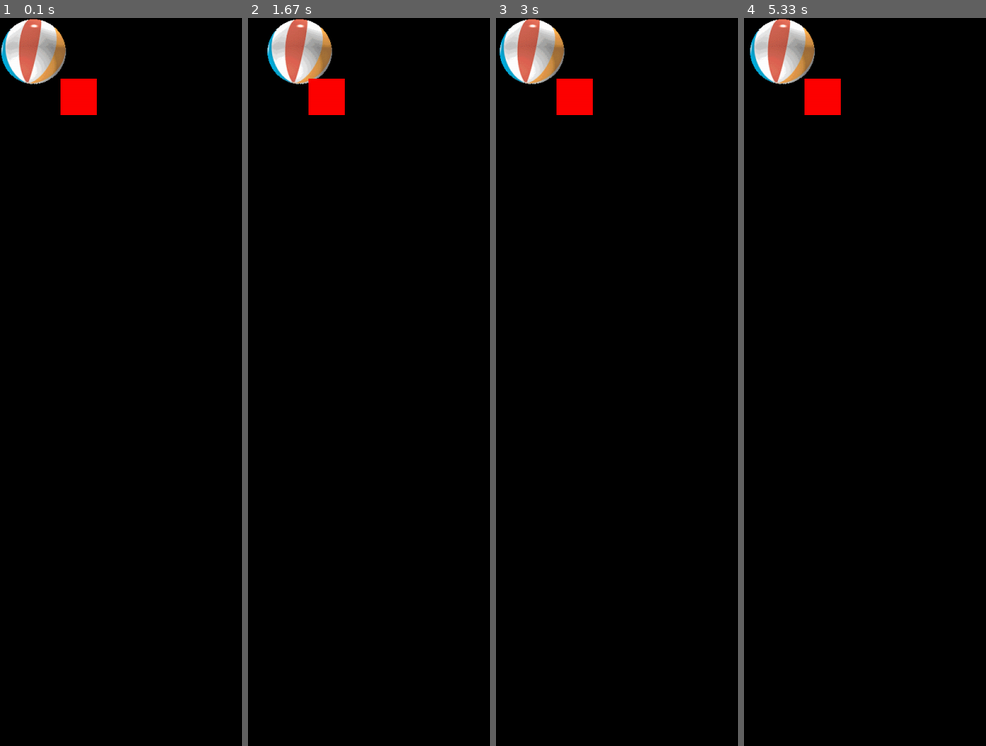
Above: before the commit, frames 1-4 (left to right).
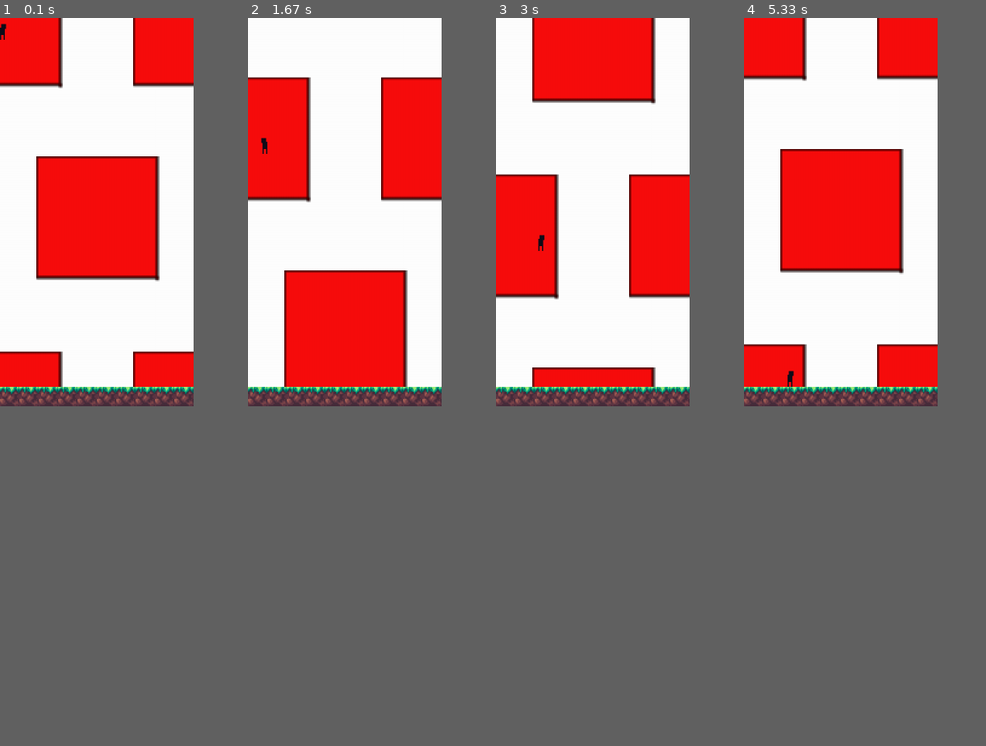
Above: after the commit, the same moments.

Repository: Slickness/pygame_start
Game: pygame game, started from main.py
Two runs of this game, one before a commit and one after it. Both use one fixed random seed, a clock stepped at 60 frames per second and the inputs below.
Inputs:
- Up to frame 1 (0.1 s): no input
- Up to frame 2 (1.67 s): hold Right 0.33-0.8 s; hold Right 0.83-1.3 s; hold Left from 1.33 s (still down)
- Up to frame 3 (3 s): release Left at 1.87 s; hold Left 1.9-2.3 s; hold Right 2.33-2.97 s
- Up to frame 4 (5.33 s): tap Space at 3, 3.4, 3.7, 3.9, 4.2, 4.4, 4.7, 4.9, 5.2 s; hold Left 3.33-3.8 s; hold Right 3.83-4.3 s; hold Right 4.33-4.8 s; hold Left from 4.83 s (still down)
In our replay, the window is 300x900 before the commit and 240x480 after it. These sizes can differ from the game's own. Grey fills any space a smaller window leaves; there, only what the larger window draws over its background counts as a difference.

The runs differ from the first frame. In frame 1, 43% of the frame differs, in the area x 0-80%, y 0-54%; in frame 2, 42%; in frame 3, 42%; in frame 4, 43%.

Commit message:
added scrolling background

Diff:
--- a/main.py
+++ b/main.py
@@ -3,21 +3,49 @@
 
 from pygame.locals import *
 
+def movement():
+    for event in pygame.event.get():
+        if event.type == pygame.QUIT:
+            pygame.quit()
+            sys.exit()
+        if event.type == pygame.KEYDOWN:
 
+            if event.key == pygame.K_RIGHT:
+                if speed[0] == 1:
+                    speed[0] = 0
+                else:
+                    speed[0] = 1
+            if event.key == pygame.K_LEFT:
+                if speed[0] == -1:
+                    speed[0] = 0
+                else:
+                    speed[0] = -1
+            if event.key == pygame.K_SPACE:
+                speed[0] = 0
 clock = pygame.time.Clock()
 
 pygame.init()
 pygame.display.set_caption("My Game")
 
-size = width, height = 200, 600
+Tile_SIZE = 16
+width_tiles = 10
+height_tiles = 20
+size = width, height = Tile_SIZE * width_tiles, Tile_SIZE * height_tiles
 
 speed = [0, 0]
 black = 0, 0, 0
+bgspeed = [0,1]
+### backgroun ####
+bg1 = pygame.Rect(0,0,width, height)
+bg2 = pygame.Rect(0, -height, width, height)
+bg_image= pygame.image.load("images/bg.png")
+#####
 
 screen = pygame.display.set_mode((size[0]*2, size[1]*2))
 display = pygame.Surface(size)
-player_image = pygame.image.load("images/player.png")
-playerrect = player_image.get_rect()
+player_imageR = pygame.image.load("images/player.png")
+player_imageL = pygame.transform.flip(player_imageR,True,False)
+playerrect = player_imageR.get_rect()
 
 grass_image = pygame.image.load("images/grass.png")
 grassrect = grass_image.get_rect()
@@ -25,40 +53,50 @@
 dirt_image = pygame.image.load("images/dirt.png")
 dirtrect = dirt_image.get_rect()
 
-ball = pygame.image.load("intro_ball.gif")
-ballrect = ball.get_rect()
+speed = [0,1]
 
+floor = []
+for x in range(width_tiles):
+    floor_tile = pygame.Rect(x*Tile_SIZE, height - Tile_SIZE, Tile_SIZE,Tile_SIZE)
+    floor.append(floor_tile)
 
 
 while True:
-    for event in pygame.event.get():
-        if event.type == pygame.QUIT:
-            pygame.quit()
-            sys.exit()
-        if event.type == pygame.KEYDOWN:
-            if event.key == pygame.K_RIGHT:
-                speed[0] += 1
-            if event.key == pygame.K_LEFT:
-                speed[0] -= 1
-            if event.key == pygame.K_UP:
-                speed[1] -= 1
-            if event.key == pygame.K_DOWN:
-                speed[1] += 1
-    ballrect = ballrect.move(speed)
-    if ballrect.left < 0 or ballrect.right > width:
-        speed[0] = -speed[0]
-    if ballrect.top < 0 or ballrect.bottom > height:
-        speed[1] = -speed[1]
-    pygame.display.flip()
+    movement()
+            # if event.key == pygame.K_UP:
+            #     speed[1] -= 1
+            # if event.key == pygame.K_DOWN:
+            #     speed[1] += 1
+
+    #pygame.display.flip()
     display.fill(black)
-    display.blit(ball, ballrect)
-    test = pygame.draw.rect(display, (255,0,0), pygame.Rect(100, 100, 60, 60))
-    screen.blit(pygame.transform.scale(display,size),(0,0))
+
+    display.blit(bg_image, bg1)
+    display.blit(bg_image, bg2)
+
+    bg1 = bg1.move(bgspeed)
+    bg2 = bg2.move(bgspeed)
+
+    if bg1[1] >= height:
+        bg1[1] = -height
+    if bg2[1] >= height:
+        bg2[1] = -height
+    for rect in floor:
+        display.blit(grass_image, rect)
 
 
+    if speed[0] == -1:
+        display.blit(player_imageL, playerrect)
+    else:
+        display.blit(player_imageR, playerrect)
+    #print (playerrect.move(speed).collidelist(floor))
+    if playerrect.move(speed).collidelist(floor) != -1:
 
-    if ballrect.colliderect(test):
-        print ("hit")
+        speed[1] = 0
+    playerrect = playerrect.move(speed)
+    screen.blit(pygame.transform.scale(display,(size[0]*2, size[1]*2)),(0,0))
+
+
 
     pygame.display.flip()
     pygame.display.update()
Binary file added: images/bg.png
Binary file changed: images/player.png
